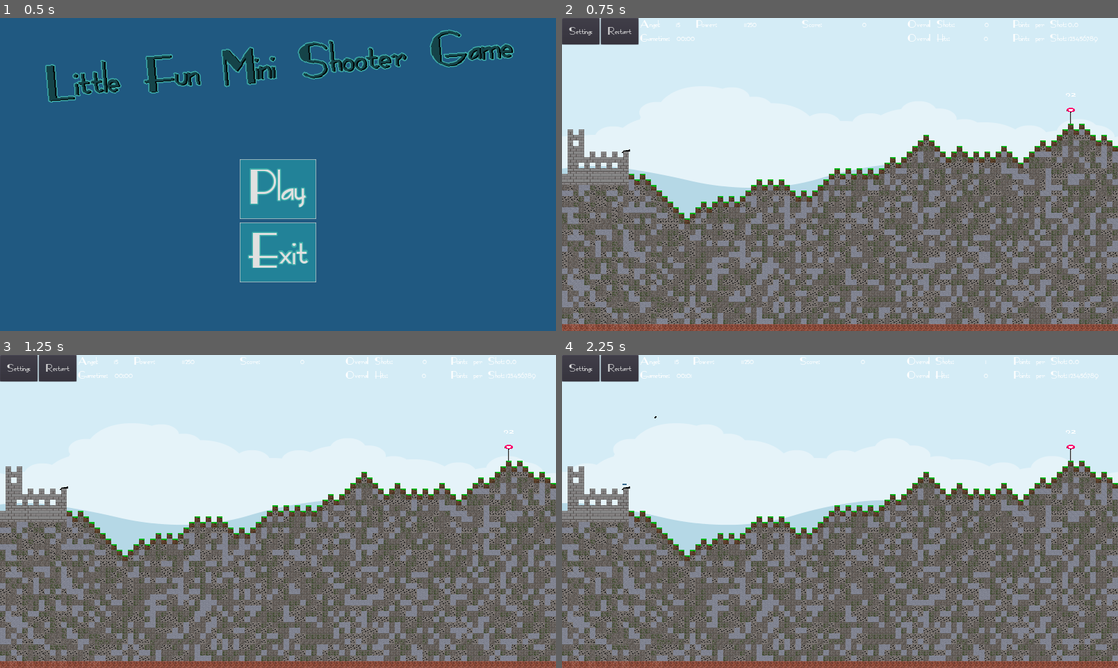
Above: before the commit, frames 1-4 (two rows, left to right).
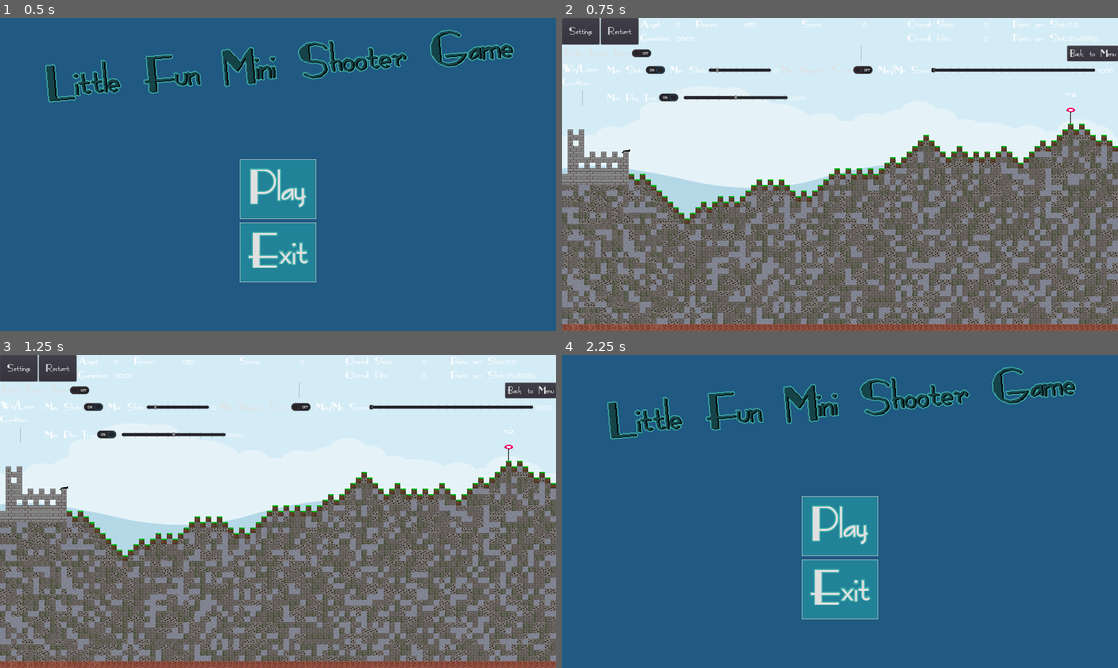
Above: after the commit, the same moments.

Repository: Coding-4Fun/Just4Fun_Mini_Shootergame
Game: Godot game, scene res://UI/MainMenuUI.tscn
Two runs of this game, one before a commit and one after it. Both use one fixed random seed, a clock stepped at 60 frames per second and the inputs below.
Inputs (mouse positions are in pixels of both pictures, inside the frame that each line leads up to):
- Up to frame 1 (0.5 s): no input
- Up to frame 2 (0.75 s): click "Play" at 0.5 s
- Up to frame 3 (1.25 s): no input
- Up to frame 4 (2.25 s): click (606, 389) at 1.25 s, where only the run after the commit has a clickable "Enable Target Timer"; click (1090, 389) at 2 s, where only the run after the commit has a clickable "Back to Menu"

Frame 1 is identical in both runs. In frame 2, 1.8% of the frame differs, in the area x 0-100%, y 8-28%; in frame 3, 1.8%; in frame 4, 100%, in the area x 0-100%, y 0-100%.

Commit message:
Chg: Settings UI in eine eigene Szene verschoben

Diff:
--- a/UI/InGameUI.tscn
+++ b/UI/InGameUI.tscn
@@ -1,9 +1,7 @@
-[gd_scene load_steps=5 format=2]
+[gd_scene load_steps=3 format=2]
 
 [ext_resource path="res://UI/InGameUI.gd" type="Script" id=1]
-[ext_resource path="res://UI/Settings/MaxShotSettings.gd" type="Script" id=2]
-[ext_resource path="res://UI/Settings/MaxScoreSettings.gd" type="Script" id=3]
-[ext_resource path="res://UI/Settings/MaxGameTimeSettings.gd" type="Script" id=4]
+[ext_resource path="res://UI/Settings/InGameUISettings.tscn" type="PackedScene" id=2]
 
 [node name="InGameUI" type="Control"]
 margin_right = 1600.0
@@ -20,7 +18,7 @@
 
 [node name="vBoxContainer" type="VBoxContainer" parent="IngameUIBottom"]
 margin_right = 1600.0
-margin_bottom = 100.0
+margin_bottom = 203.0
 mouse_filter = 2
 
 [node name="hBoxHud" type="HBoxContainer" parent="IngameUIBottom/vBoxContainer"]
@@ -240,223 +238,7 @@
 size_flags_vertical = 0
 text = "123456789"
 
-[node name="vBoxSettings" type="VBoxContainer" parent="IngameUIBottom/vBoxContainer"]
-visible = false
-margin_top = 60.0
-margin_right = 1600.0
-margin_bottom = 203.0
-mouse_filter = 0
-
-[node name="hBoxOptions" type="HBoxContainer" parent="IngameUIBottom/vBoxContainer/vBoxSettings"]
-margin_right = 1600.0
-margin_bottom = 40.0
-mouse_filter = 2
-
-[node name="buttSwitchTargetTimer" type="CheckButton" parent="IngameUIBottom/vBoxContainer/vBoxSettings/hBoxOptions"]
-margin_right = 298.0
-margin_bottom = 40.0
-pressed = true
-text = "Enable Target Timer"
-
-[node name="vSeparator" type="VSeparator" parent="IngameUIBottom/vBoxContainer/vBoxSettings/hBoxOptions"]
-margin_left = 302.0
-margin_right = 1436.0
-margin_bottom = 40.0
-mouse_filter = 2
-size_flags_horizontal = 3
-
-[node name="buttBackToMenu" type="Button" parent="IngameUIBottom/vBoxContainer/vBoxSettings/hBoxOptions"]
-margin_left = 1440.0
-margin_right = 1600.0
-margin_bottom = 40.0
-text = "Back to Menu"
-
-[node name="hBoxConditions" type="HBoxContainer" parent="IngameUIBottom/vBoxContainer/vBoxSettings"]
-margin_top = 44.0
-margin_right = 1600.0
-margin_bottom = 99.0
-
-[node name="hBoxContainer" type="HBoxContainer" parent="IngameUIBottom/vBoxContainer/vBoxSettings/hBoxConditions"]
-margin_right = 1600.0
-margin_bottom = 55.0
-size_flags_horizontal = 3
-
-[node name="label" type="Label" parent="IngameUIBottom/vBoxContainer/vBoxSettings/hBoxConditions/hBoxContainer"]
-margin_right = 120.0
-margin_bottom = 55.0
-rect_min_size = Vector2( 120, 0 )
-text = "Win/Loose
-Conditions"
-
-[node name="vBoxContainerShots" type="VBoxContainer" parent="IngameUIBottom/vBoxContainer/vBoxSettings/hBoxConditions/hBoxContainer"]
-margin_left = 124.0
-margin_right = 690.0
-margin_bottom = 55.0
-
-[node name="hBoxContainerMaxShots" type="HBoxContainer" parent="IngameUIBottom/vBoxContainer/vBoxSettings/hBoxConditions/hBoxContainer/vBoxContainerShots"]
-margin_right = 566.0
-margin_bottom = 40.0
-size_flags_horizontal = 0
-custom_constants/separation = 5
-script = ExtResource( 2 )
-
-[node name="cButtSwitchMaxShots" type="CheckButton" parent="IngameUIBottom/vBoxContainer/vBoxSettings/hBoxConditions/hBoxContainer/vBoxContainerShots/hBoxContainerMaxShots"]
-margin_right = 190.0
-margin_bottom = 40.0
-text = "Max Shots"
-
-[node name="label" type="Label" parent="IngameUIBottom/vBoxContainer/vBoxSettings/hBoxConditions/hBoxContainer/vBoxContainerShots/hBoxContainerMaxShots"]
-margin_left = 195.0
-margin_right = 305.0
-margin_bottom = 40.0
-grow_vertical = 2
-size_flags_horizontal = 8
-size_flags_vertical = 5
-text = "Max Shots"
-valign = 1
-
-[node name="MaxShotSlider" type="HSlider" parent="IngameUIBottom/vBoxContainer/vBoxSettings/hBoxConditions/hBoxContainer/vBoxContainerShots/hBoxContainerMaxShots"]
-margin_left = 310.0
-margin_right = 490.0
-margin_bottom = 40.0
-grow_horizontal = 0
-grow_vertical = 2
-rect_min_size = Vector2( 180, 40 )
-size_flags_horizontal = 8
-size_flags_vertical = 5
-min_value = -1.0
-step = 10.0
-value = 50.0
-rounded = true
-editable = false
-tick_count = 10
-ticks_on_borders = true
-
-[node name="labelMaxShots" type="Label" parent="IngameUIBottom/vBoxContainer/vBoxSettings/hBoxConditions/hBoxContainer/vBoxContainerShots/hBoxContainerMaxShots"]
-margin_left = 495.0
-margin_top = 7.0
-margin_right = 566.0
-margin_bottom = 33.0
-text = "123456"
-
-[node name="vBoxContainerScore" type="VBoxContainer" parent="IngameUIBottom/vBoxContainer/vBoxSettings/hBoxConditions/hBoxContainer"]
-margin_left = 694.0
-margin_right = 1600.0
-margin_bottom = 55.0
-size_flags_horizontal = 3
-
-[node name="hBoxContainerMaxScore" type="HBoxContainer" parent="IngameUIBottom/vBoxContainer/vBoxSettings/hBoxConditions/hBoxContainer/vBoxContainerScore"]
-margin_right = 906.0
-margin_bottom = 40.0
-custom_constants/separation = 5
-script = ExtResource( 3 )
-
-[node name="cButtSwitchMaxScore" type="CheckButton" parent="IngameUIBottom/vBoxContainer/vBoxSettings/hBoxConditions/hBoxContainer/vBoxContainerScore/hBoxContainerMaxScore"]
-margin_right = 292.0
-margin_bottom = 40.0
-text = "Max Negative Score"
-
-[node name="label" type="Label" parent="IngameUIBottom/vBoxContainer/vBoxSettings/hBoxConditions/hBoxContainer/vBoxContainerScore/hBoxContainerMaxScore"]
-margin_left = 297.0
-margin_right = 454.0
-margin_bottom = 40.0
-grow_vertical = 2
-size_flags_horizontal = 8
-size_flags_vertical = 5
-text = "Max/Min Score"
-valign = 1
-
-[node name="MaxScoreSlider" type="HSlider" parent="IngameUIBottom/vBoxContainer/vBoxSettings/hBoxConditions/hBoxContainer/vBoxContainerScore/hBoxContainerMaxScore"]
-margin_left = 459.0
-margin_right = 841.0
-margin_bottom = 40.0
-grow_horizontal = 0
-grow_vertical = 2
-rect_min_size = Vector2( 250, 40 )
-size_flags_horizontal = 3
-size_flags_vertical = 5
-min_value = -1000.0
-max_value = 1000.0
-step = 100.0
-value = 200.0
-rounded = true
-editable = false
-tick_count = 20
-ticks_on_borders = true
-
-[node name="labelMaxScore" type="Label" parent="IngameUIBottom/vBoxContainer/vBoxSettings/hBoxConditions/hBoxContainer/vBoxContainerScore/hBoxContainerMaxScore"]
-margin_left = 846.0
-margin_top = 7.0
-margin_right = 906.0
-margin_bottom = 33.0
-rect_min_size = Vector2( 60, 0 )
-text = "MAX"
-
-[node name="hBoxRoundTime" type="HBoxContainer" parent="IngameUIBottom/vBoxContainer/vBoxSettings"]
-margin_top = 103.0
-margin_right = 1600.0
-margin_bottom = 143.0
-
-[node name="hBoxContainer" type="HBoxContainer" parent="IngameUIBottom/vBoxContainer/vBoxSettings/hBoxRoundTime"]
-margin_right = 1600.0
-margin_bottom = 40.0
-size_flags_horizontal = 3
-
-[node name="vSeparator" type="VSeparator" parent="IngameUIBottom/vBoxContainer/vBoxSettings/hBoxRoundTime/hBoxContainer"]
-margin_right = 120.0
-margin_bottom = 40.0
-rect_min_size = Vector2( 120, 0 )
-
-[node name="vBoxContainer" type="VBoxContainer" parent="IngameUIBottom/vBoxContainer/vBoxSettings/hBoxRoundTime/hBoxContainer"]
-margin_left = 124.0
-margin_right = 729.0
-margin_bottom = 40.0
-
-[node name="hBoxContainerMaxGameTimer" type="HBoxContainer" parent="IngameUIBottom/vBoxContainer/vBoxSettings/hBoxRoundTime/hBoxContainer/vBoxContainer"]
-margin_right = 605.0
-margin_bottom = 40.0
-script = ExtResource( 4 )
-
-[node name="cButtSwitchMaxGameTime" type="CheckButton" parent="IngameUIBottom/vBoxContainer/vBoxSettings/hBoxRoundTime/hBoxContainer/vBoxContainer/hBoxContainerMaxGameTimer"]
-margin_right = 235.0
-margin_bottom = 40.0
-text = "Max Play Time"
-
-[node name="MaxGameTimeSlider" type="HSlider" parent="IngameUIBottom/vBoxContainer/vBoxSettings/hBoxRoundTime/hBoxContainer/vBoxContainer/hBoxContainerMaxGameTimer"]
-margin_left = 239.0
-margin_right = 539.0
-margin_bottom = 40.0
-grow_horizontal = 0
-grow_vertical = 2
-rect_min_size = Vector2( 300, 40 )
-size_flags_horizontal = 8
-size_flags_vertical = 5
-min_value = -1.0
-max_value = 600.0
-step = 30.0
-value = 60.0
-rounded = true
-editable = false
-tick_count = 10
-ticks_on_borders = true
-
-[node name="labelMaxGameTime" type="Label" parent="IngameUIBottom/vBoxContainer/vBoxSettings/hBoxRoundTime/hBoxContainer/vBoxContainer/hBoxContainerMaxGameTimer"]
-margin_left = 543.0
-margin_top = 7.0
-margin_right = 605.0
-margin_bottom = 33.0
-text = "00:00"
+[node name="vBoxSettings" parent="IngameUIBottom/vBoxContainer" instance=ExtResource( 2 )]
 
 [connection signal="pressed" from="IngameUIBottom/vBoxContainer/hBoxHud/hBoxUIButtons/buttGameOptions" to="." method="_on_buttGameOptions_pressed"]
 [connection signal="pressed" from="IngameUIBottom/vBoxContainer/hBoxHud/hBoxUIButtons/buttGameReset" to="." method="_on_button_pressed"]
-[connection signal="pressed" from="IngameUIBottom/vBoxContainer/vBoxSettings/hBoxOptions/buttSwitchTargetTimer" to="." method="_on_buttSwitchTargetTimer_pressed"]
-[connection signal="pressed" from="IngameUIBottom/vBoxContainer/vBoxSettings/hBoxOptions/buttBackToMenu" to="." method="_on_buttBackToMenu_pressed"]
-[connection signal="pressed" from="IngameUIBottom/vBoxContainer/vBoxSettings/hBoxConditions/hBoxContainer/vBoxContainerShots/hBoxContainerMaxShots/cButtSwitchMaxShots" to="IngameUIBottom/vBoxContainer/vBoxSettings/hBoxConditions/hBoxContainer/vBoxContainerShots/hBoxContainerMaxShots" method="_on_cButtSwitchMaxShots_pressed"]
-[connection signal="toggled" from="IngameUIBottom/vBoxContainer/vBoxSettings/hBoxConditions/hBoxContainer/vBoxContainerShots/hBoxContainerMaxShots/cButtSwitchMaxShots" to="IngameUIBottom/vBoxContainer/vBoxSettings/hBoxConditions/hBoxContainer/vBoxContainerShots/hBoxContainerMaxShots" method="_on_cButtSwitchMaxShots_toggled"]
-[connection signal="value_changed" from="IngameUIBottom/vBoxContainer/vBoxSettings/hBoxConditions/hBoxContainer/vBoxContainerShots/hBoxContainerMaxShots/MaxShotSlider" to="IngameUIBottom/vBoxContainer/vBoxSettings/hBoxConditions/hBoxContainer/vBoxContainerShots/hBoxContainerMaxShots" method="_on_MaxShotSlider_value_changed"]
-[connection signal="pressed" from="IngameUIBottom/vBoxContainer/vBoxSettings/hBoxConditions/hBoxContainer/vBoxContainerScore/hBoxContainerMaxScore/cButtSwitchMaxScore" to="IngameUIBottom/vBoxContainer/vBoxSettings/hBoxConditions/hBoxContainer/vBoxContainerScore/hBoxContainerMaxScore" method="_on_cButtSwitchMaxScore_pressed"]
-[connection signal="toggled" from="IngameUIBottom/vBoxContainer/vBoxSettings/hBoxConditions/hBoxContainer/vBoxContainerScore/hBoxContainerMaxScore/cButtSwitchMaxScore" to="IngameUIBottom/vBoxContainer/vBoxSettings/hBoxConditions/hBoxContainer/vBoxContainerScore/hBoxContainerMaxScore" method="_on_cButtSwitchMaxScore_toggled"]
-[connection signal="value_changed" from="IngameUIBottom/vBoxContainer/vBoxSettings/hBoxConditions/hBoxContainer/vBoxContainerScore/hBoxContainerMaxScore/MaxScoreSlider" to="IngameUIBottom/vBoxContainer/vBoxSettings/hBoxConditions/hBoxContainer/vBoxContainerScore/hBoxContainerMaxScore" method="_on_MaxScoreSlider_value_changed"]
-[connection signal="pressed" from="IngameUIBottom/vBoxContainer/vBoxSettings/hBoxRoundTime/hBoxContainer/vBoxContainer/hBoxContainerMaxGameTimer/cButtSwitchMaxGameTime" to="IngameUIBottom/vBoxContainer/vBoxSettings/hBoxRoundTime/hBoxContainer/vBoxContainer/hBoxContainerMaxGameTimer" method="_on_cButtSwitchMaxGameTime_pressed"]
-[connection signal="toggled" from="IngameUIBottom/vBoxContainer/vBoxSettings/hBoxRoundTime/hBoxContainer/vBoxContainer/hBoxContainerMaxGameTimer/cButtSwitchMaxGameTime" to="IngameUIBottom/vBoxContainer/vBoxSettings/hBoxRoundTime/hBoxContainer/vBoxContainer/hBoxContainerMaxGameTimer" method="_on_cButtSwitchMaxGameTime_toggled"]
-[connection signal="value_changed" from="IngameUIBottom/vBoxContainer/vBoxSettings/hBoxRoundTime/hBoxContainer/vBoxContainer/hBoxContainerMaxGameTimer/MaxGameTimeSlider" to="IngameUIBottom/vBoxContainer/vBoxSettings/hBoxRoundTime/hBoxContainer/vBoxContainer/hBoxContainerMaxGameTimer" method="_on_MaxTimeSlider_value_changed"]
